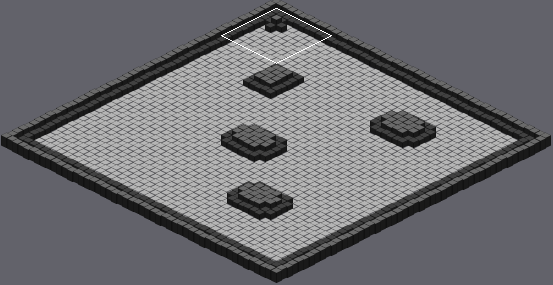
Tiled map: TiledMaps/mapOne.tmx. Above: a wide view before the commit, with the close-up outlined.
Close-up. Earlier state:
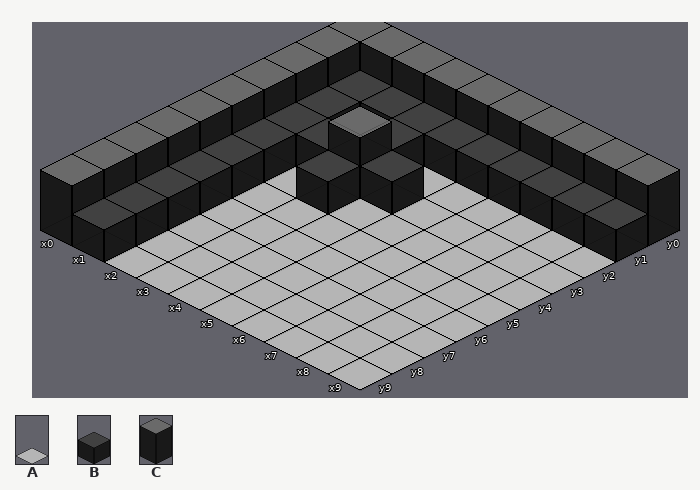
Cells are 64x32 px. Isometric: x runs down to the right, y down to the left. Shown: x 0..9, y 0..9.
Key: from "tile": A 0, B 1, C 2.
_ is an empty cell.
Layer "Tilemap" before, first column x 0:
 0 CCCCCCCCCC
 1 CBBBBBBBBB
 2 CBABAAAAAA
 3 CBBCBAAAAA
 4 CBABAAAAAA
 5 CBAAAAAAAA
 6 CBAAAAAAAA
 7 CBAAAAAAAA
 8 CBAAAAAAAA
 9 CBAAAAAAAA
After:
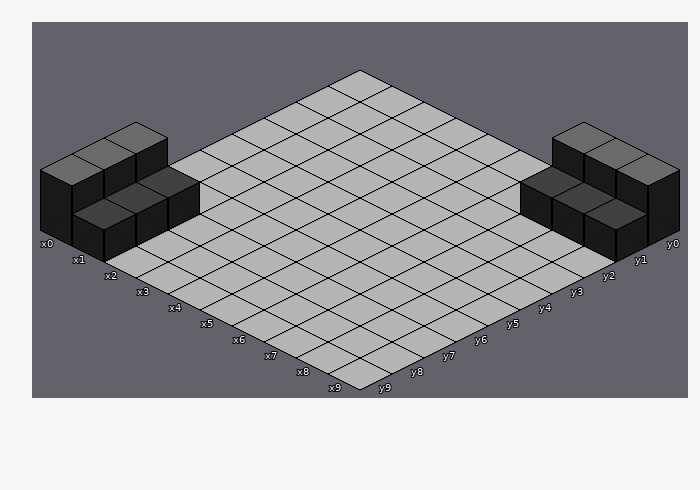
Diff:
{"where": "layer \"Tilemap\""}
{"y":0,"x":0,"old":"CCCCCCC","new":"AAAAAAA"}
{"y":1,"x":0,"old":"CBBBBBB","new":"AAAAAAA"}
{"y":2,"x":0,"old":"CB","new":"AA"}
{"y":2,"x":3,"old":"B","new":"A"}
{"y":3,"x":0,"old":"CBBCB","new":"AAAAA"}
{"y":4,"x":0,"old":"CB","new":"AA"}
{"y":4,"x":3,"old":"B","new":"A"}
{"y":5,"x":0,"old":"CB","new":"AA"}
{"y":6,"x":0,"old":"CB","new":"AA"}
